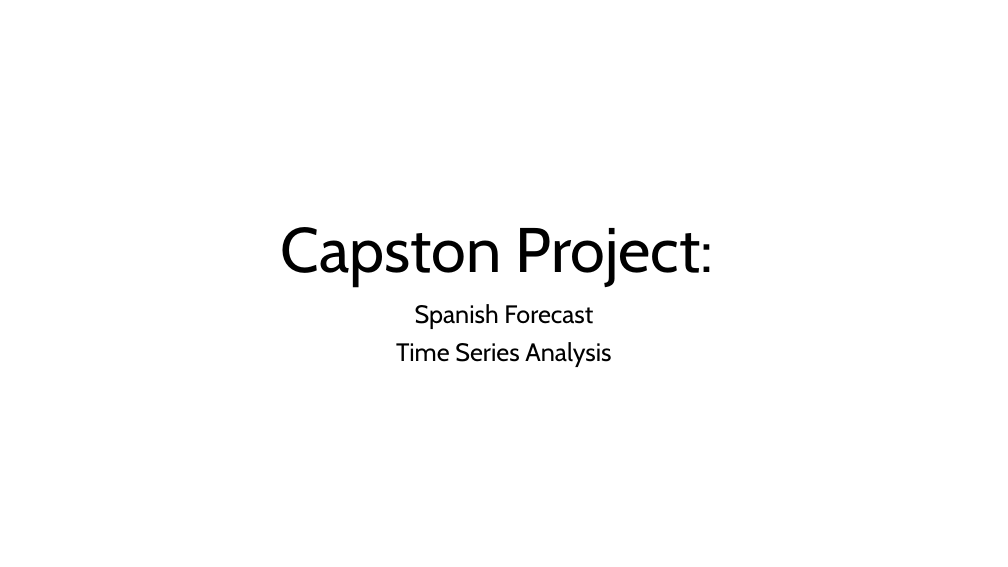
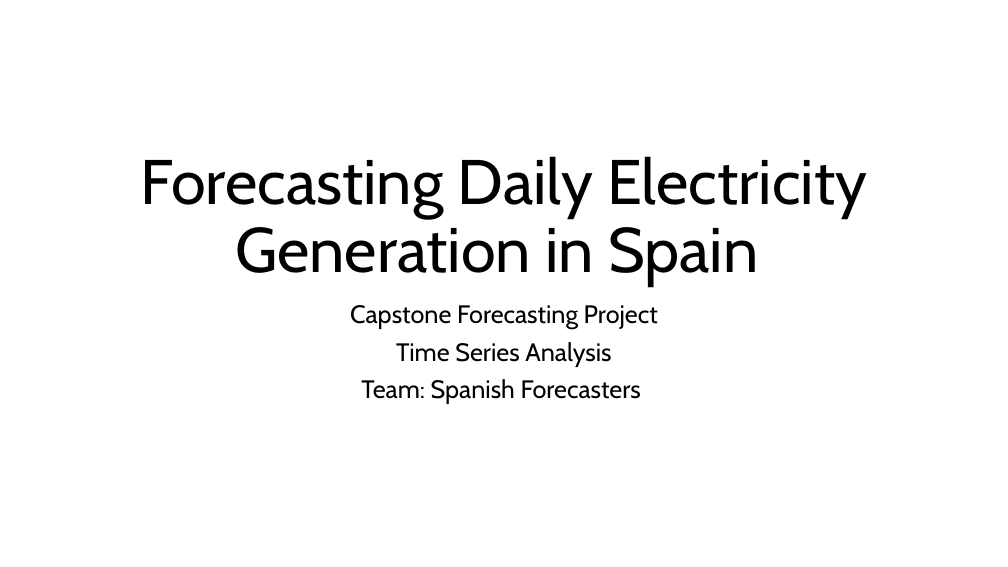
Before and after one commit to mireiamonbu/Spanish-Forecasters-MireiaMontoya-EnriqueRuiz, a slide deck: slide 1 of presentation/CapstonProject.pptx. Drawn at 1008x567 pixels with LibreOffice and Linux fonts; fonts in the diff are those of the drawing. Boxes give left, top, right and bottom in pixels: in the first picture for what was removed or moved away, otherwise in the second. Text is boxed around its words. In the diff, an @@ line names an element or a change of style, - is before the commit and + after.

```diff
--- a/presentation/CapstonProject.pptx
+++ b/presentation/CapstonProject.pptx
@@ title at <box>141,156,867,287</box>: text changed @@
-Capston Project:
+Forecasting Daily Electricity Generation in Spain
@@ subtitle at <box>350,305,658,329</box>: text changed @@
-Spanish Forecast
+Capstone Forecasting Project
@@ subtitle at <box>361,379,641,404</box>: paragraph added @@
+Team: Spanish Forecasters
```
Also in this commit, not shown: 4 other slides changed, 6 slides added, 2 slides removed, 1 other file.
